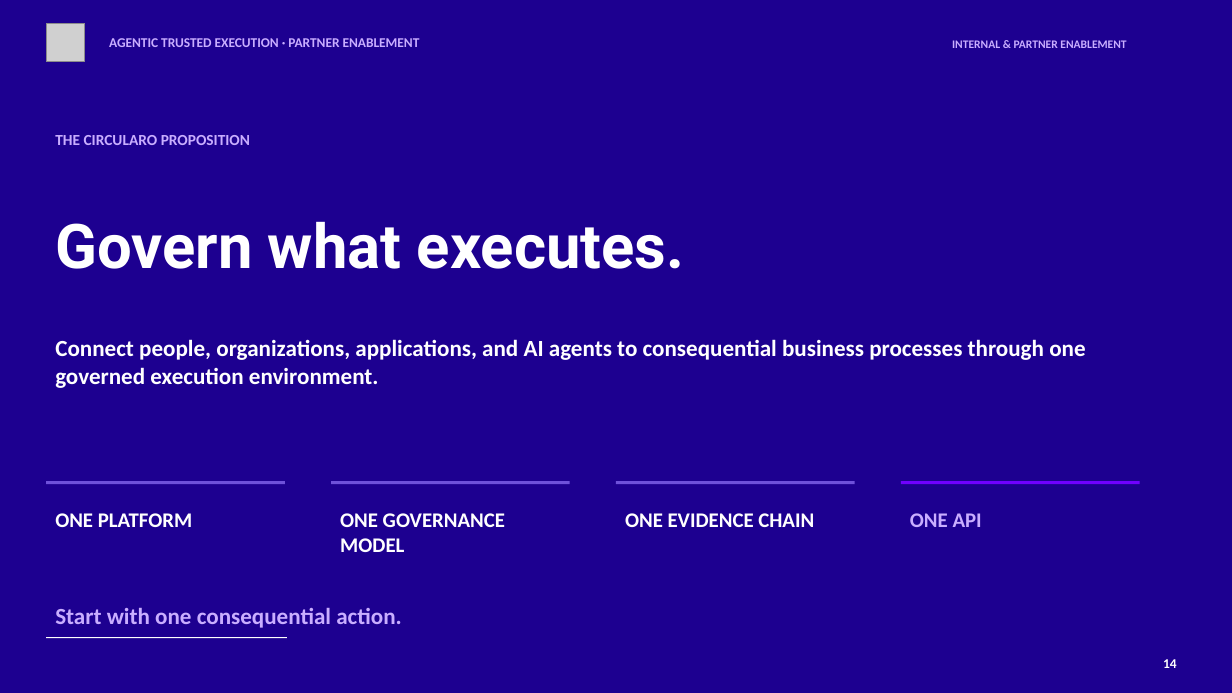
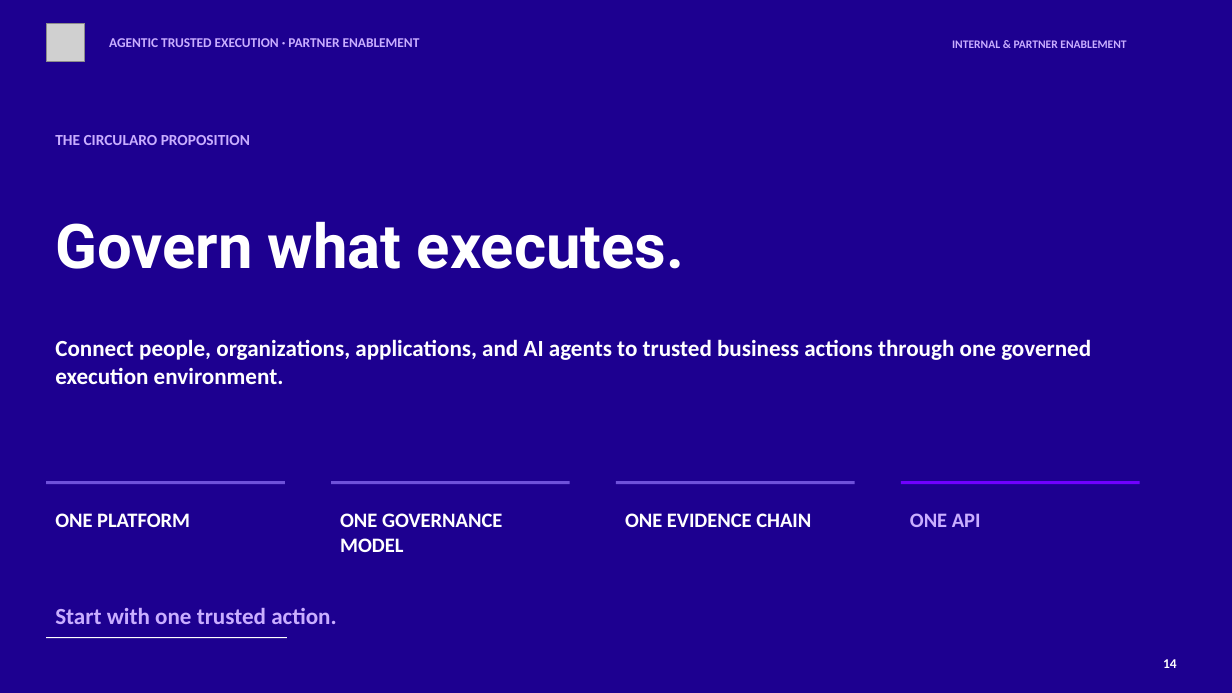
Before and after one commit to josefpalaxo/sales-system, a slide deck: slide 14 of work/slides/agentic-trusted-execution-partner-enablement/output/agentic-trusted-execution-partner-enablement.pptx. Drawn at 1232x693 pixels with LibreOffice and Linux fonts; fonts in the diff are those of the drawing; grey boxes stand for pictures. Boxes give left, top, right and bottom in pixels: in the first picture for what was removed or moved away, otherwise in the second. Text is boxed around its words. In the diff, an @@ line names an element or a change of style, - is before the commit and + after.

Commit message:
Update trusted execution materials and service assets

```diff
--- a/work/slides/agentic-trusted-execution-partner-enablement/output/agentic-trusted-execution-partner-enablement.pptx
+++ b/work/slides/agentic-trusted-execution-partner-enablement/output/agentic-trusted-execution-partner-enablement.pptx
@@ text at (x1=55, y1=339, x2=1091, y2=384): text changed @@
-Connect people, organizations, applications, and AI agents to consequential business processes through one governed execution environment.
+Connect people, organizations, applications, and AI agents to trusted business actions through one governed execution environment.
@@ size 16.1 to 16 pt in 3 elements at (x1=55, y1=513, x2=190, y2=527), (x1=340, y1=513, x2=502, y2=552), (x1=625, y1=513, x2=811, y2=527) @@
@@ text at (x1=55, y1=608, x2=337, y2=624): text changed @@
-Start with one consequential action.
+Start with one trusted action.
```
Also in this commit, not shown: 13 other slides changed, 46 other files.
